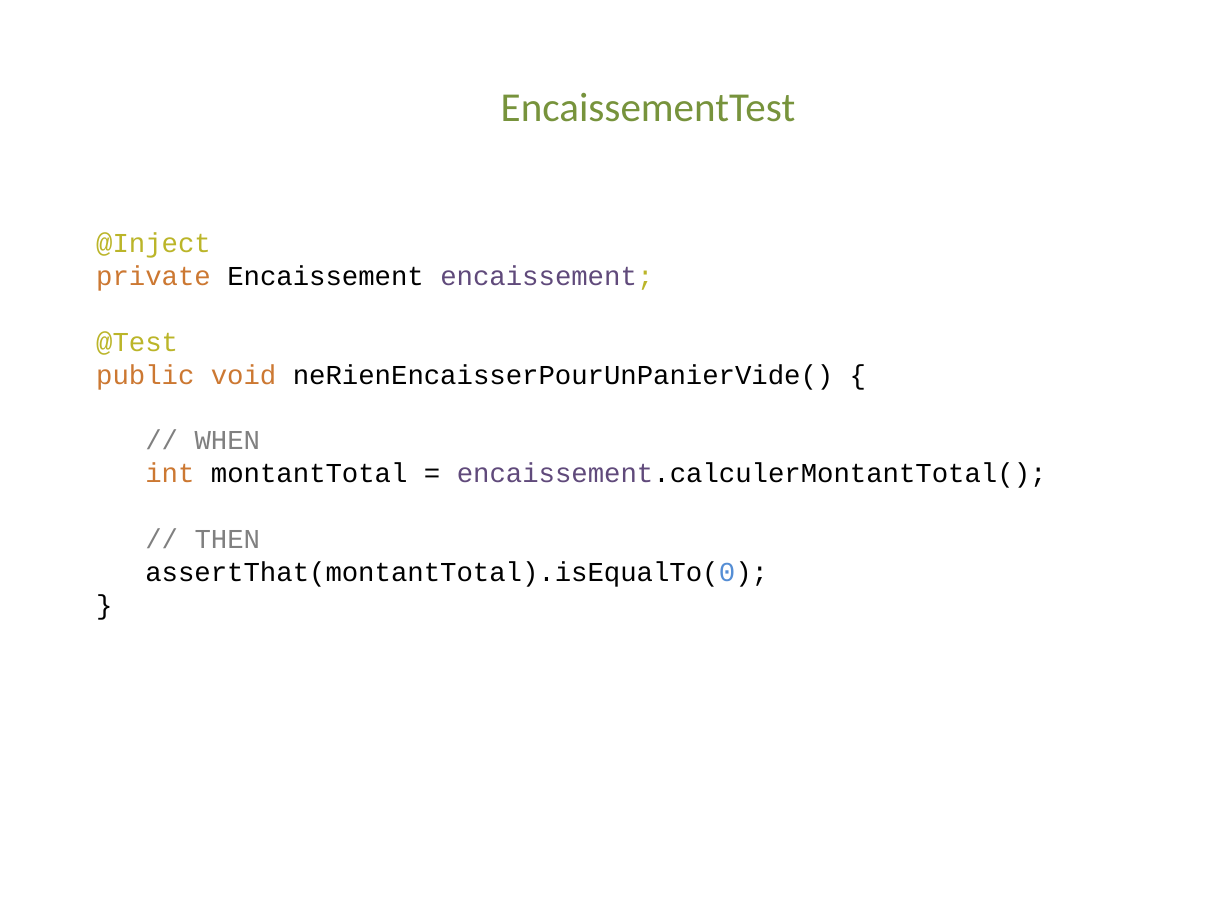
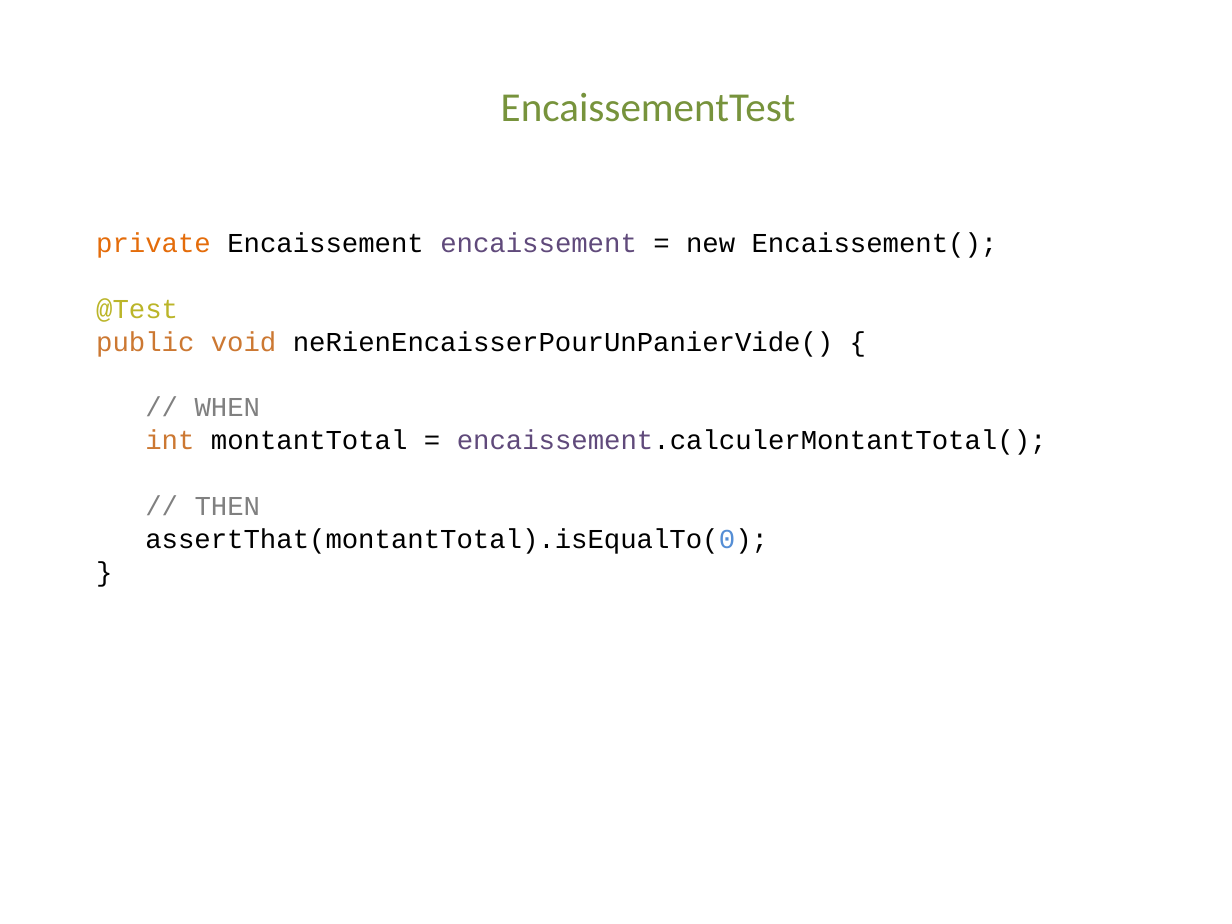
Before and after one commit to KhrisFernandez/tdd, a slide deck: slide 50 of outside-in/resources/TDD - Outside In.pptx (slide 53 before the commit). Drawn at 1232x924 pixels with LibreOffice and Linux fonts; fonts in the diff are those of the drawing. Boxes give left, top, right and bottom in pixels: in the first picture for what was removed or moved away, otherwise in the second. Text is boxed around its words. In the diff, an @@ line names an element or a change of style, - is before the commit and + after.

```diff
--- a/outside-in/resources/TDD - Outside In.pptx
+++ b/outside-in/resources/TDD - Outside In.pptx
@@ text at (96, 233, 998, 258): text changed @@
-@Inject
-private Encaissement encaissement;
+private Encaissement encaissement = new Encaissement();
```
Also in this commit, not shown: 14 other slides changed, 1 slide added, 5 slides removed, 16 other files.
